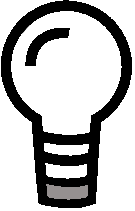
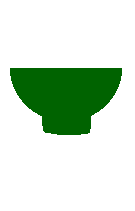
Layered file, before and after one edit (135×211). Changes by layer:
removed layer "Pasted Layer #1" over box(46, 184, 88, 200)
hid "Pasted Layer", painted on it over box(1, 0, 132, 208)
added layer "Green Bottom" above "Red Lit" over box(10, 68, 122, 135)
